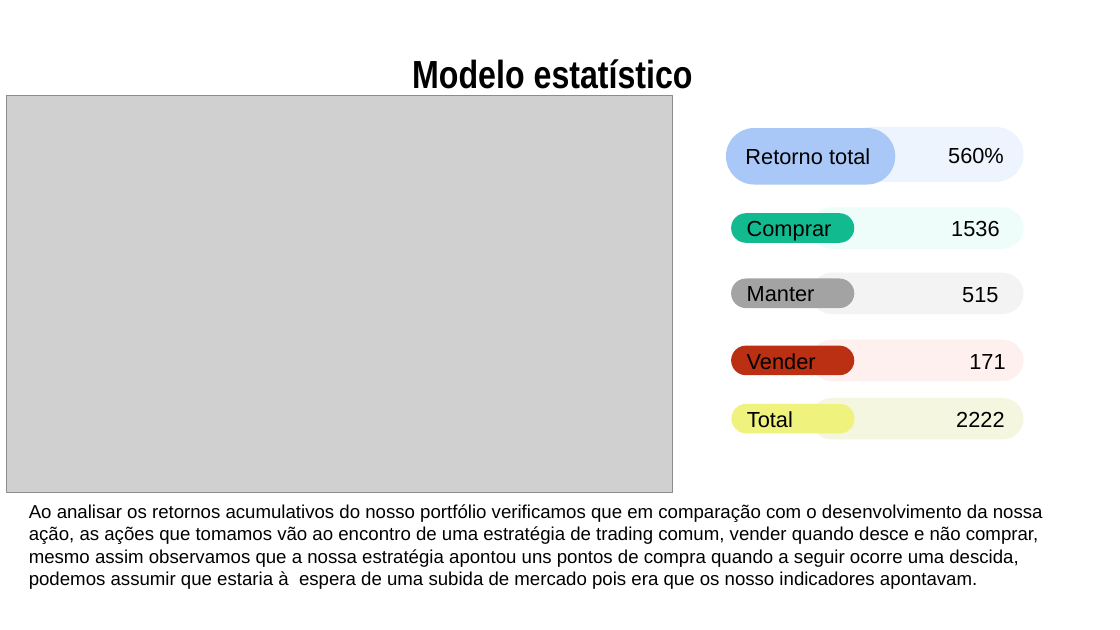
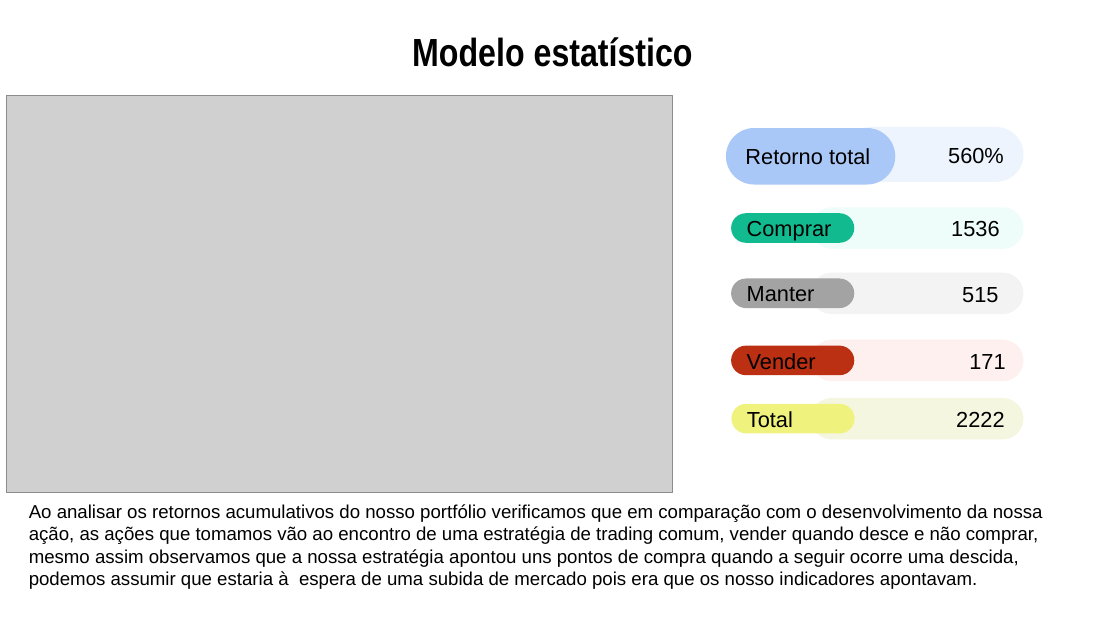
Before and after one commit to Groze2001/MCD, a slide deck: slide 5 of Otimizaçao_de_dados_para_bussiness_analytics/Machine Learning Infographics by Slidesgo.pptx. Drawn at 1120x630 pixels with LibreOffice and Linux fonts; fonts in the diff are those of the drawing; grey boxes stand for pictures. Boxes give left, top, right and bottom in pixels: in the first picture for what was removed or moved away, otherwise in the second. Text is boxed around its words. In the diff, an @@ line names an element or a change of style, - is before the commit and + after.

```diff
--- a/Otimizaçao_de_dados_para_bussiness_analytics/Machine Learning Infographics by Slidesgo.pptx
+++ b/Otimizaçao_de_dados_para_bussiness_analytics/Machine Learning Infographics by Slidesgo.pptx
@@ title "Modelo estatístico" rewrapped from (x1=412, y1=59, x2=693, y2=96) to (x1=412, y1=37, x2=693, y2=67) @@
```
Also in this commit, not shown: 3 other slides changed, 1 slide added, 5 other files.
